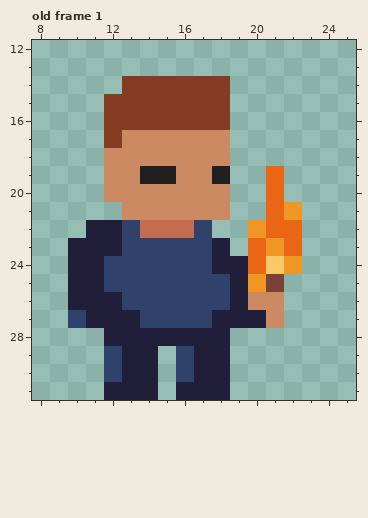
Pixel-art file -- Game/Assets/player.aseprite. Above, as it was before the edit.
32x32 pixels, 1 frame. Shown: old frame 1: x 8..25, y 12..31. The commit also changed other frames, which this record leaves out.
After the commit:
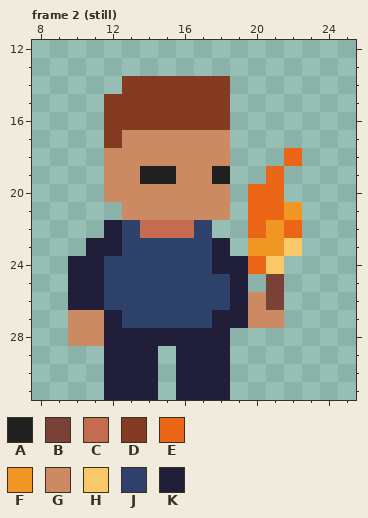
Palette (. is transparent): A #202020  B #7a4136  C #c46b50  D #853b21  E #eb6517  F #f09622  G #cb8a62  H #f9c969  J #2e426b  K #201e38
A new or re-ordered frame is compared with the old frame closest to it.
Change:
frames 1 -> 8
Frame 2 (still) is new; against old frame 1:
The author changed colour G to colour B in row 26 at x 21.
Colour E now appears in row 18 at x 22; in rows 20 to 21 at x 20.
The author changed colour F to colour E in row 22 at x 20.
The author changed colour E to colour F in row 22 at x 21; in row 23 at x 20.
Colour G now appears in row 28 at x 10 to 11.
The author changed colour J to colour G in row 27 at x 10.
The author changed colour K to colour G in row 27 at x 11 and 20.
The author changed colour E to colour H in row 23 at x 22.
The author changed colour K to colour J in row 26 at x 12; in row 27 at x 13.
The author changed colour J to colour K in rows 29 to 30 at x 12 and 16.
The edit erases colour F in row 24 at x 22; in row 25 at x 20.
The edit erases colour K in row 22 at x 11; in row 23 at x 10.
